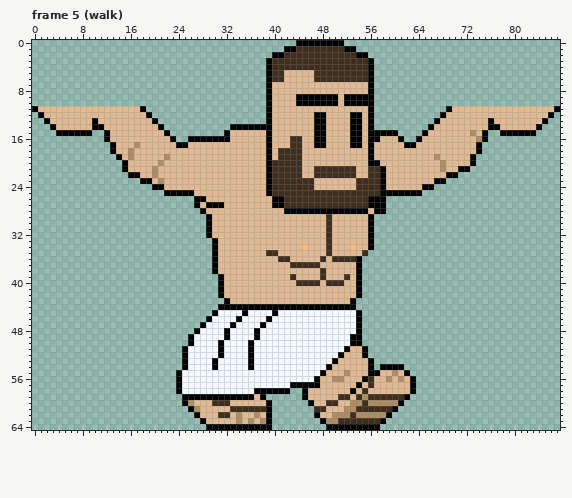
Two versions of one pixel-art file, src/assets/images/entities/atlas.ase. The picture above was drawn from the file before the commit.
88x65 pixels, 7 frames. Shown: frame 5 (walk). The commit also changed other frames, which this record leaves out.
Now the later version:
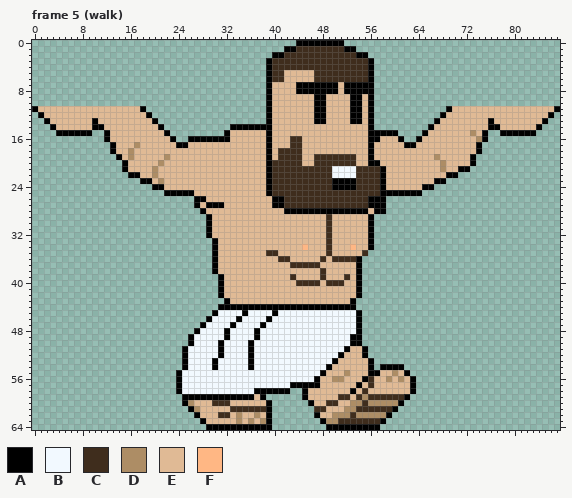
Palette (. is transparent): A #000000  B #f2f9ff  C #3f2d1d  D #ad8d65  E #e0ba95  F #ffb784
The edit:
--- frame 5 (walk), layer "head"
@@ x 42..57 @@
  6 EEEEECCCCCCCCCA.
- 7 EEEEEEEEEEEEEEA.
- 8 EEEEEEEEEEEEEEA.
- 9 EEAAAAAAAEAAAAA.
-10 EEAAAAAAAEAAAAA.
-11 EEEEEEEEEEEEEEA.
+ 7 EEAAAAAAAEAAAAA.
+ 8 EEAAAAAAAEAAAAA.
+ 9 EEEEEAAEEEEAAEA.
+10 EEEEEAAEEEEAAEA.
+11 EEEEEAAEEEEAAEA.
 12 EEEEEAAEEEEAAEA.
 13 EEEEEAAEEEEAAEA.
-14 EEEEEAAEEEEAAEA.
-15 EEEEEAAEEEEAAEAA
-16 ECCEEAAEEEEAAEAA
-17 ECCEEAAEEEEAAEAE
+14 EEEEEEEEEEEEEEA.
+15 EEEEEEEEEEEEEEAA
+16 ECCEEEEEEEEEEEAA
+17 ECCEEEEEEEEEEEAE
 18 CCCEEEEEEEEEEEAE
-19 CCCEEEEEEEEEEEAE
-20 CCCEEEEEEEEEEEAA
-21 CCCEECCCCCCCEECC
-22 CCCEECCCCCCCEECC
-23 CCCCCEEEEEEECCCC
-24 CCCCCEEEEEEECCCC
+19 CCCEECCCCCCCEEAE
+20 CCCEECCCCCCCEEAA
+21 CCCCCCCCBBBBCCCC
+22 CCCCCCCCBBBBCCCC
+23 CCCCCCCCAAAACCCC
+24 CCCCCCCCAAAACCCC
 25 CCCCCCCCCCCCCCCC
Pixel boxes of the changes (left, top, right, bottom) in both pictures:
changed: (296, 82, 368, 190)
